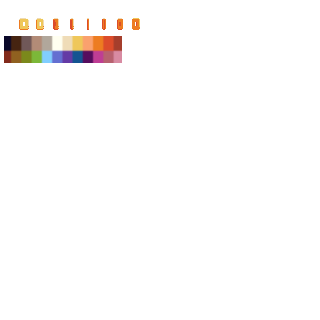
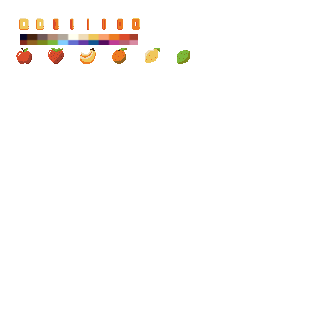
Layers edited between the first and the second 320x320 image:
painted on "Paint Layer 2 (pasted)" over [4, 34, 190, 64]
painted on "Paint Layer 1" (1st of 4) over [95, 34, 190, 64]
added layer "Paint Layer 1" (2nd of 4) above "Paint Layer 1" over [4, 34, 190, 64]
